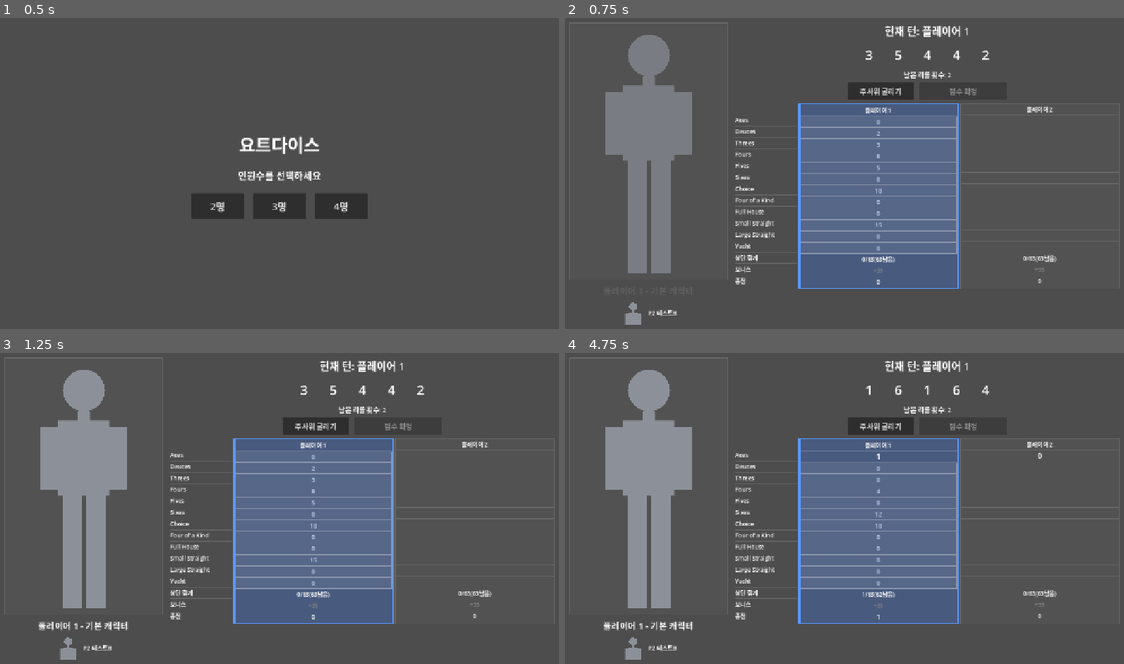
Above: before the commit, frames 1-4 (two rows, left to right).
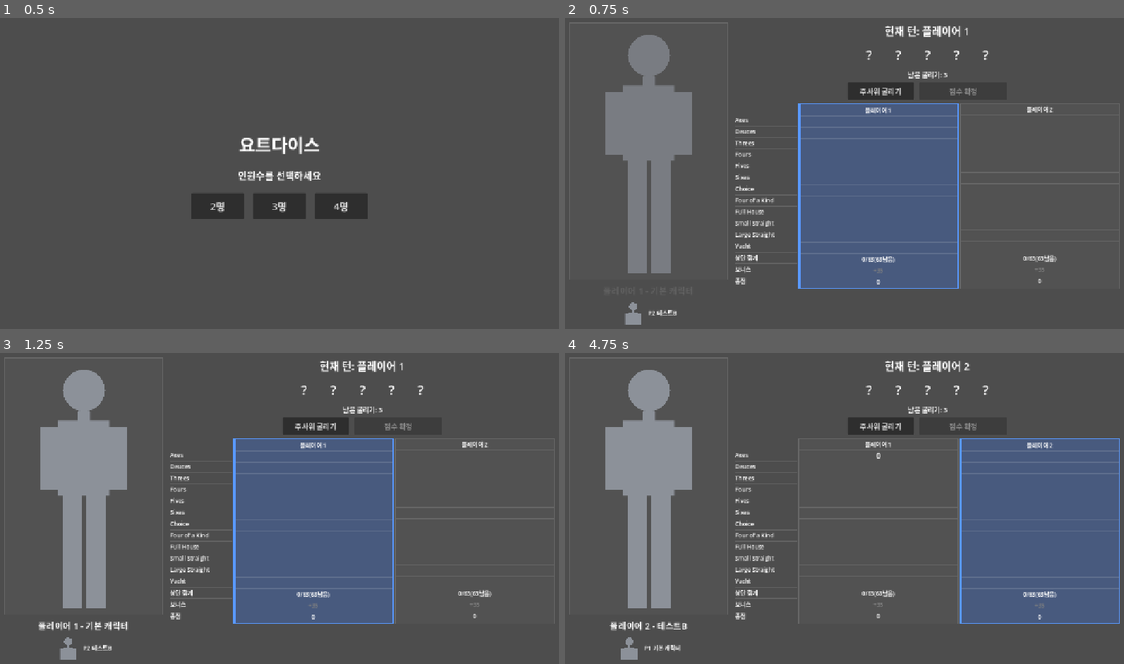
Above: after the commit, the same moments.

Repository: gyutaeng/yacht-dice
Game: Godot game, scene res://scenes/Main.tscn
Two runs of this game, one before a commit and one after it. Both use one fixed random seed, a clock stepped at 60 frames per second and the inputs below.
Inputs (mouse positions are in pixels of both pictures, inside the frame that each line leads up to):
- Up to frame 1 (0.5 s): no input
- Up to frame 2 (0.75 s): click "2명" at 0.5 s
- Up to frame 3 (1.25 s): no input
- Up to frame 4 (4.75 s): click "주사위 굴리기" at 1.25 s; click (878, 455) at 2 s, where only the run before the commit has a clickable "1"; click "Aces 1점으로 확정" (after the commit: "Aces 0점으로 확정") at 2.75 s; click (1040, 455) at 3.5 s, where only the run before the commit has a clickable "0"; click (961, 424) at 4.25 s, where only the run before the commit has a clickable "Aces 0점으로 확정"

Frame 1 is identical in both runs. In frame 2, 1.5% of the frame differs, in the area x 42-76%, y 10-76%; in frame 3, 1.5%; in frame 4, 35%, in the area x 6-100%, y 3-99%.

Commit message:
1-3B 첫 굴림 직접 조작, 썸네일 분리

Diff:
--- a/autoload/character_library.gd
+++ b/autoload/character_library.gd
@@ -126,6 +126,7 @@
 	new_profile.id = new_id
 	new_profile.display_name = source_profile.display_name
 	new_profile.portrait_file = source_profile.portrait_file
+	new_profile.thumbnail_file = source_profile.thumbnail_file
 	new_profile.voice_map = source_profile.voice_map.duplicate(true)
 	new_profile.volume_db = source_profile.volume_db
 
--- a/scenes/Main.gd
+++ b/scenes/Main.gd
@@ -251,6 +251,8 @@
 
 
 func _on_dice_gui_input(event: InputEvent, index: int) -> void:
+	if not game_state.has_rolled:
+		return
 	if event is InputEventMouseButton and event.pressed and event.button_index == MOUSE_BUTTON_LEFT:
 		game_state.toggle_lock(index)
 
@@ -286,11 +288,17 @@
 		player_character_assignments.append(selectable[p % selectable.size()])
 
 
-func _load_portrait_texture(profile: CharacterProfile) -> Texture2D:
-	if profile == null or profile.portrait_file.is_empty():
+func _load_character_file_texture(profile: CharacterProfile, filename: String) -> Texture2D:
+	if profile == null or filename.is_empty():
 		return null
 	var base_dir := CharacterLibrary.BUILTIN_FALLBACK_PATH if profile.is_builtin else CharacterLibrary.CHARACTERS_DIR.path_join(profile.id)
-	return AssetLoader.load_texture_from_path(base_dir.path_join(profile.portrait_file))
+	return AssetLoader.load_texture_from_path(base_dir.path_join(filename))
+
+
+func _load_portrait_texture(profile: CharacterProfile) -> Texture2D:
+	if profile == null:
+		return null
+	return _load_character_file_texture(profile, profile.portrait_file)
 
 
 # 초상화가 없거나(portrait_file 비어 있음) 로딩에 실패하면 실루엣 플레이스홀더로
@@ -300,12 +308,31 @@
 	return texture if texture != null else _placeholder_texture
 
 
+# 작은 초상(이름표 썸네일)에 쓸 텍스처를 고른다. thumbnail_file이 있고 로딩에
+# 성공하면 그것을, 아니면 큰 초상/실루엣 폴백(_resolve_display_texture)을 쓴다.
+func _resolve_thumbnail_texture(profile: CharacterProfile) -> Texture2D:
+	if profile != null:
+		var dedicated := _load_character_file_texture(profile, profile.thumbnail_file)
+		if dedicated != null:
+			return dedicated
+	return _resolve_display_texture(profile)
+
+
+# 작은 초상에 전용 thumbnail_file 이미지를 쓰는 경우에만 true(가운데 기준 크롭).
+# portrait_file로 폴백한 경우나 실루엣인 경우는 false(위쪽 기준 크롭 — 전신
+# 일러스트를 정사각형에 채울 때 얼굴이 있을 위쪽을 기준으로 잘라낸다).
+func _thumbnail_should_center_crop(profile: CharacterProfile) -> bool:
+	if profile == null:
+		return false
+	return _load_character_file_texture(profile, profile.thumbnail_file) != null
+
+
 # container_size 안에 texture를 비율 유지한 채 배치한다.
 # cover=false: 컨테이너 안에 다 들어오게 축소(contain). cover=true: 컨테이너를
 # 꽉 채우고 넘치는 쪽은 잘라낸다(cover).
-# align_bottom=true: 세로로 아래쪽 기준(발이 바닥에). false: 위쪽 기준(얼굴 쪽).
+# vertical_anchor: 세로 정렬 기준. 0.0=위쪽(얼굴 쪽), 0.5=가운데, 1.0=아래쪽(발이 바닥에).
 # 가로 방향은 항상 가운데 정렬한다.
-func _fit_texture(rect: TextureRect, texture: Texture2D, container_size: Vector2, cover: bool, align_bottom: bool) -> void:
+func _fit_texture(rect: TextureRect, texture: Texture2D, container_size: Vector2, cover: bool, vertical_anchor: float) -> void:
 	rect.texture = texture
 	rect.stretch_mode = TextureRect.STRETCH_SCALE
 
@@ -326,7 +353,7 @@
 	rect.size = display_size
 	rect.position = Vector2(
 		(container_size.x - display_size.x) / 2.0,
-		(container_size.y - display_size.y) if align_bottom else 0.0
+		(container_size.y - display_size.y) * vertical_anchor
 	)
 
 
@@ -338,7 +365,7 @@
 func _refit_portrait_rect(rect: TextureRect) -> void:
 	if rect.texture == null:
 		return
-	_fit_texture(rect, rect.texture, portrait_stack.size, false, true)
+	_fit_texture(rect, rect.texture, portrait_stack.size, false, 1.0)
 
 
 func _transition_portrait(profile: CharacterProfile, label_text: String) -> void:
@@ -351,7 +378,7 @@
 	var back_rect := portrait_texture_b if _portrait_front_is_a else portrait_texture_a
 	_portrait_front_is_a = not _portrait_front_is_a
 
-	_fit_texture(back_rect, _resolve_display_texture(profile), portrait_stack.size, false, true)
+	_fit_texture(back_rect, _resolve_display_texture(profile), portrait_stack.size, false, 1.0)
 	back_rect.modulate.a = 0.0
 
 	_portrait_tween = create_tween()
@@ -385,8 +412,10 @@
 		var thumb := TextureRect.new()
 		thumb.expand_mode = TextureRect.EXPAND_IGNORE_SIZE
 		thumb_clip.add_child(thumb)
-		# 세로로 긴 일러스트를 정사각형에 채울 때 얼굴이 있을 위쪽을 기준으로 잘라낸다.
-		_fit_texture(thumb, _resolve_display_texture(profile), Vector2(SMALL_TAG_SIZE, SMALL_TAG_SIZE), true, false)
+		# 전용 thumbnail_file이 있으면 가운데 기준으로, portrait_file/실루엣 폴백이면
+		# 세로로 긴 일러스트일 수 있으니 얼굴이 있을 위쪽 기준으로 잘라낸다.
+		var thumb_anchor := 0.5 if _thumbnail_should_center_crop(profile) else 0.0
+		_fit_texture(thumb, _resolve_thumbnail_texture(profile), Vector2(SMALL_TAG_SIZE, SMALL_TAG_SIZE), true, thumb_anchor)
 
 		var name_label := Label.new()
 		name_label.text = "P%d %s" % [p + 1, shown_name]
@@ -488,7 +517,7 @@
 
 func _refresh_dice_ui() -> void:
 	for i in dice_labels.size():
-		dice_labels[i].text = str(game_state.dice_results[i])
+		dice_labels[i].text = str(game_state.dice_results[i]) if game_state.has_rolled else "?"
 		if game_state.dice_locked[i]:
 			dice_labels[i].add_theme_stylebox_override("normal", locked_style)
 		else:
@@ -496,8 +525,8 @@
 
 
 func _refresh_reroll_ui() -> void:
-	reroll_label.text = "남은 리롤 횟수: %d" % game_state.rerolls_left
-	roll_button.disabled = game_state.rerolls_left <= 0
+	reroll_label.text = "남은 굴리기: %d" % game_state.rolls_left
+	roll_button.disabled = game_state.rolls_left <= 0
 
 
 func _refresh_turn_ui() -> void:
@@ -539,7 +568,7 @@
 				label.add_theme_font_override("font", bold_font)
 				label.visible = true
 				button.visible = false
-			elif p == current:
+			elif p == current and game_state.has_rolled:
 				button.text = str(game_state.preview_score(i))
 				label.visible = false
 				button.visible = true
@@ -572,7 +601,7 @@
 
 
 func _refresh_confirm_score_button() -> void:
-	if selected_category == -1 or game_state.game_over:
+	if selected_category == -1 or game_state.game_over or not game_state.has_rolled:
 		confirm_score_button.disabled = true
 		confirm_score_button.text = "점수 확정"
 		return
--- a/scripts/characters/character_profile.gd
+++ b/scripts/characters/character_profile.gd
@@ -12,6 +12,9 @@
 @export var display_name: String = ""
 # 프로필 폴더 기준 상대경로. 예: "portrait.png"
 @export var portrait_file: String = ""
+# 작은 초상(이름표 썸네일) 전용 이미지. 선택 항목 — 없으면 UI가 portrait_file로
+# 폴백한다. 프로필 폴더 기준 상대경로.
+@export var thumbnail_file: String = ""
 # 이벤트 키(GameEvents.Common/Yacht 등의 값, 예: "yacht.yacht") -> 파일명 배열.
 # 파일명은 voices/ 기준이 아니라 **프로필 폴더 기준** 상대경로로 통일한다.
 # 즉 voices/ 안의 파일이라도 "laugh1.wav"가 아니라 "voices/laugh1.wav"라고 적는다.
@@ -33,6 +36,7 @@
 		"id": id,
 		"display_name": display_name,
 		"portrait_file": portrait_file,
+		"thumbnail_file": thumbnail_file,
 		"voice_map": voice_map,
 		"volume_db": volume_db,
 	}
@@ -76,10 +80,16 @@
 	var portrait_value = data.get("portrait_file", "")
 	var portrait_str: String = portrait_value if portrait_value is String else ""
 
+	# 선택 항목이라 없어도 스키마 위반이 아니다 — 기존(이 필드가 생기기 전) 캐릭터도
+	# 그대로 동작해야 하므로 빈 문자열로 기본 처리한다.
+	var thumbnail_value = data.get("thumbnail_file", "")
+	var thumbnail_str: String = thumbnail_value if thumbnail_value is String else ""
+
 	var profile := CharacterProfile.new()
 	profile.id = id_str
 	profile.display_name = display_name_value
 	profile.portrait_file = portrait_str
+	profile.thumbnail_file = thumbnail_str
 	profile.volume_db = float(volume_value)
 	profile.voice_map = _sanitize_voice_map(voice_map_value)
 	return profile
--- a/scripts/dev/debug_hotkeys.gd
+++ b/scripts/dev/debug_hotkeys.gd
@@ -50,6 +50,7 @@
 
 
 func _auto_confirm_one() -> void:
+	_ensure_rolled()
 	var category := _find_open_category()
 	if category != -1:
 		game_state.confirm_category(category)
@@ -57,10 +58,16 @@
 
 func _auto_finish_game() -> void:
 	while not game_state.game_over:
+		_ensure_rolled()
 		var category := _find_open_category()
 		if category == -1:
 			break
 		game_state.confirm_category(category)
+
+
+func _ensure_rolled() -> void:
+	if not game_state.has_rolled:
+		game_state.roll()
 
 
 func _find_open_category() -> int:
--- a/scripts/game_state.gd
+++ b/scripts/game_state.gd
@@ -3,7 +3,7 @@
 
 signal state_changed
 
-const MAX_REROLLS := 2
+const MAX_ROLLS_PER_TURN := 3
 const MIN_PLAYER_COUNT := 2
 const MAX_PLAYER_COUNT := 4
 const DEFAULT_PLAYER_COUNT := 2
@@ -33,7 +33,7 @@
 
 var dice_results: Array[int] = [1, 1, 1, 1, 1]
 var dice_locked: Array[bool] = [false, false, false, false, false]
-var rerolls_left: int = MAX_REROLLS
+var rolls_left: int = MAX_ROLLS_PER_TURN
 var current_player: int = 0
 var game_over: bool = false
 var player_count: int = DEFAULT_PLAYER_COUNT
@@ -91,11 +91,11 @@
 
 
 func roll() -> void:
-	if rerolls_left <= 0:
+	if rolls_left <= 0:
 		return
 
 	_roll_unlocked_dice()
-	rerolls_left -= 1
+	rolls_left -= 1
 	_emit_dice_rolled()
 	state_changed.emit()
 
@@ -204,11 +204,10 @@
 func _begin_turn() -> void:
 	GameEvents.turn_started.emit(current_player)
 
-	rerolls_left = MAX_REROLLS
+	rolls_left = MAX_ROLLS_PER_TURN
+	has_rolled = false
 	for i in dice_locked.size():
 		dice_locked[i] = false
-	_roll_unlocked_dice()
-	_emit_dice_rolled()
 
 
 func _roll_unlocked_dice() -> void:
@@ -220,7 +219,7 @@
 
 
 func _emit_dice_rolled() -> void:
-	GameEvents.dice_rolled.emit(dice_results.duplicate(), rerolls_left)
+	GameEvents.dice_rolled.emit(dice_results.duplicate(), rolls_left)
 	for i in CATEGORY_NAMES.size():
 		if not player_score_confirmed[current_player][i]:
 			GameEvents.score_previewed.emit(i, preview_score(i))
--- a/scripts/tests/suites/test_bonus.gd
+++ b/scripts/tests/suites/test_bonus.gd
@@ -35,6 +35,7 @@
 	gs2.player_confirmed_scores[0] = [3, 6, 9, 12, 15, 0, 0, 0, 0, 0, 0, 0]  # Sixes 빼고 45
 	for i in 5:
 		gs2.player_score_confirmed[0][i] = true
+	gs2.roll()  # has_rolled를 켠다(값 자체는 바로 아래서 원하는 값으로 덮어씀)
 	gs2.dice_results = [6, 6, 6, 1, 1]
 	gs2.confirm_category(5)  # Sixes 확정 -> 45+18=63, 이 순간 보너스 달성
 
@@ -46,6 +47,7 @@
 		while p1_category < GameStateScript.CATEGORY_NAMES.size() and gs2.player_score_confirmed[1][p1_category]:
 			p1_category += 1
 		if p1_category < GameStateScript.CATEGORY_NAMES.size():
+			gs2.roll()
 			gs2.confirm_category(p1_category)  # player 1 턴 하나 흘려보내기
 
 	if gs2.current_player == 0 and not gs2.game_over:
@@ -53,6 +55,7 @@
 		while p0_category < GameStateScript.CATEGORY_NAMES.size() and gs2.player_score_confirmed[0][p0_category]:
 			p0_category += 1
 		if p0_category < GameStateScript.CATEGORY_NAMES.size():
+			gs2.roll()
 			gs2.confirm_category(p0_category)  # 다시 player 0 턴에서 한 번 더 확정
 
 	r.expect_eq("이미 달성한 보너스는 재emit되지 않음", emit_count[0], 1)
--- a/scripts/tests/suites/test_initial_state.gd
+++ b/scripts/tests/suites/test_initial_state.gd
@@ -7,10 +7,6 @@
 	r.begin_suite("초기 상태(굴리기 전) 회귀 테스트")
 
 	# GameState.new() 직후, start_turn()을 아직 한 번도 안 부른 "날것" 상태.
-	# 예전 버그: 화면 Label은 하드코딩된 값을 보여주는데 dice_results 기본값은
-	# [1,1,1,1,1]이라 Yacht가 시작하자마자 50점으로 잡혔다. 지금은 has_rolled
-	# 플래그가 false인 동안 preview_score()/confirm_category()를 막아서,
-	# dice_results 기본값이 무엇이든 "굴리기 전"에는 점수가 절대 안 잡힌다.
 	var gs := GameStateScript.new()
 
 	r.expect_true("생성 직후: has_rolled == false", not gs.has_rolled)
@@ -26,19 +22,38 @@
 	gs.confirm_category(0)
 	r.expect_eq("start_turn() 전: confirm_category는 거부되어야 함(Aces 미확정 유지)", gs.player_score_confirmed[0][0], false)
 
-	# 실제 게임(Main.gd)이 쓰는 진짜 초기화 순서: new() 직후 바로 start_turn().
+	# 실제 게임이 쓰는 초기화 순서: new() 직후 바로 start_turn().
+	# start_turn()은 더 이상 자동으로 굴리지 않는다 — 플레이어가 직접
+	# [주사위 굴리기]를 눌러야 첫 결과가 나온다.
 	var gs2 := GameStateScript.new()
 	gs2.start_turn()
 
-	r.expect_true("start_turn() 후: has_rolled == true", gs2.has_rolled)
+	r.expect_true("start_turn() 후: has_rolled == false(자동으로 안 굴림)", not gs2.has_rolled)
+	r.expect_eq("start_turn() 후: 남은 굴리기는 MAX_ROLLS_PER_TURN", gs2.rolls_left, GameStateScript.MAX_ROLLS_PER_TURN)
+
+	for i in GameStateScript.CATEGORY_NAMES.size():
+		r.expect_eq(
+			"start_turn() 후, 굴리기 전: %s 미리보기는 여전히 0점" % GameStateScript.CATEGORY_NAMES[i],
+			gs2.preview_score(i),
+			0
+		)
+
+	gs2.confirm_category(0)
+	r.expect_eq("start_turn() 후, 굴리기 전: confirm_category는 거부됨", gs2.player_score_confirmed[0][0], false)
+
+	# 플레이어가 직접 [주사위 굴리기]를 눌러야 실제 값이 나온다.
+	gs2.roll()
+
+	r.expect_true("roll() 후: has_rolled == true", gs2.has_rolled)
+	r.expect_eq("roll() 후: 남은 굴리기가 1 줄어듦", gs2.rolls_left, GameStateScript.MAX_ROLLS_PER_TURN - 1)
 
 	var all_in_range := true
 	for value in gs2.dice_results:
 		if value < 1 or value > 6:
 			all_in_range = false
 
-	r.expect_eq("start_turn() 후: 주사위가 5개", gs2.dice_results.size(), 5)
-	r.expect_true("start_turn() 후: 주사위 5개가 전부 1~6 범위", all_in_range)
+	r.expect_eq("roll() 후: 주사위가 5개", gs2.dice_results.size(), 5)
+	r.expect_true("roll() 후: 주사위 5개가 전부 1~6 범위", all_in_range)
 
 	gs2.confirm_category(0)
-	r.expect_true("start_turn() 후: confirm_category가 정상적으로 확정됨", gs2.player_score_confirmed[0][0])
+	r.expect_true("roll() 후: confirm_category가 정상적으로 확정됨", gs2.player_score_confirmed[0][0])
--- a/scripts/tests/suites/test_multiplayer.gd
+++ b/scripts/tests/suites/test_multiplayer.gd
@@ -24,6 +24,7 @@
 	var sequence: Array[int] = []
 	for k in player_count * 2:
 		sequence.append(gs.current_player)
+		gs.roll()  # 이제 확정 전에 실제로 굴려야 has_rolled 가드를 통과한다
 		gs.confirm_category(k)  # k < 2*player_count <= 8, 12개 항목 안에서 전부 서로 다른 칸
 
 	var expected: Array[int] = []
@@ -41,6 +42,7 @@
 	for i in range(GameStateScript.CATEGORY_NAMES.size() - 1):
 		gs.player_score_confirmed[0][i] = true
 		gs.player_confirmed_scores[0][i] = 1
+	gs.roll()
 	gs.confirm_category(GameStateScript.CATEGORY_NAMES.size() - 1)
 
 	r.expect_eq("4인: player0만 12칸을 다 채워도 game_over는 false", gs.game_over, false)
@@ -58,6 +60,7 @@
 	# player0만 완주 (아직 player1은 미확정) -> game_ended가 아직 emit되면 안 된다.
 	for i in range(GameStateScript.CATEGORY_NAMES.size() - 1):
 		gs.player_score_confirmed[0][i] = true
+	gs.roll()
 	gs.confirm_category(GameStateScript.CATEGORY_NAMES.size() - 1)
 
 	r.expect_eq("player0만 완주: game_ended emit 횟수", emit_count[0], 0)
@@ -67,6 +70,7 @@
 	# 이제 player1도 마저 완주시킨다 -> 그 순간에만 game_ended가 emit되어야 한다.
 	for i in range(GameStateScript.CATEGORY_NAMES.size() - 1):
 		gs.player_score_confirmed[1][i] = true
+	gs.roll()
 	gs.confirm_category(GameStateScript.CATEGORY_NAMES.size() - 1)
 
 	r.expect_eq("둘 다 완주: game_ended emit 횟수", emit_count[0], 1)
--- a/scripts/tests/suites/test_rng_reproducibility.gd
+++ b/scripts/tests/suites/test_rng_reproducibility.gd
@@ -16,14 +16,23 @@
 
 	state_a.start_turn()
 	state_b.start_turn()
-	r.expect_eq("start_turn() 직후 주사위 일치", state_a.dice_results, state_b.dice_results)
+	r.expect_eq("start_turn() 직후: 아직 안 굴린 상태(has_rolled=false)", state_a.has_rolled, false)
+	r.expect_eq("start_turn() 직후: 아직 안 굴린 상태(has_rolled=false)", state_b.has_rolled, false)
+
+	state_a.roll()
+	state_b.roll()
+	r.expect_eq("첫 굴리기 결과 일치(같은 시드)", state_a.dice_results, state_b.dice_results)
 
 	state_a.toggle_lock(0)
 	state_b.toggle_lock(0)
 	state_a.roll()
 	state_b.roll()
-	r.expect_eq("roll #1(0번 고정) 결과 일치", state_a.dice_results, state_b.dice_results)
+	r.expect_eq("두 번째 굴리기(0번 고정) 결과 일치", state_a.dice_results, state_b.dice_results)
 
 	state_a.roll()
 	state_b.roll()
-	r.expect_eq("roll #2 결과 일치", state_a.dice_results, state_b.dice_results)
+	r.expect_eq("세 번째 굴리기 결과 일치", state_a.dice_results, state_b.dice_results)
+
+	var dice_before_extra := state_a.dice_results.duplicate()
+	state_a.roll()  # 턴당 MAX_ROLLS_PER_TURN(3)를 다 썼으니 네 번째는 거부되어야 한다
+	r.expect_eq("네 번째 굴리기는 거부되어 주사위가 그대로임", state_a.dice_results, dice_before_extra)
